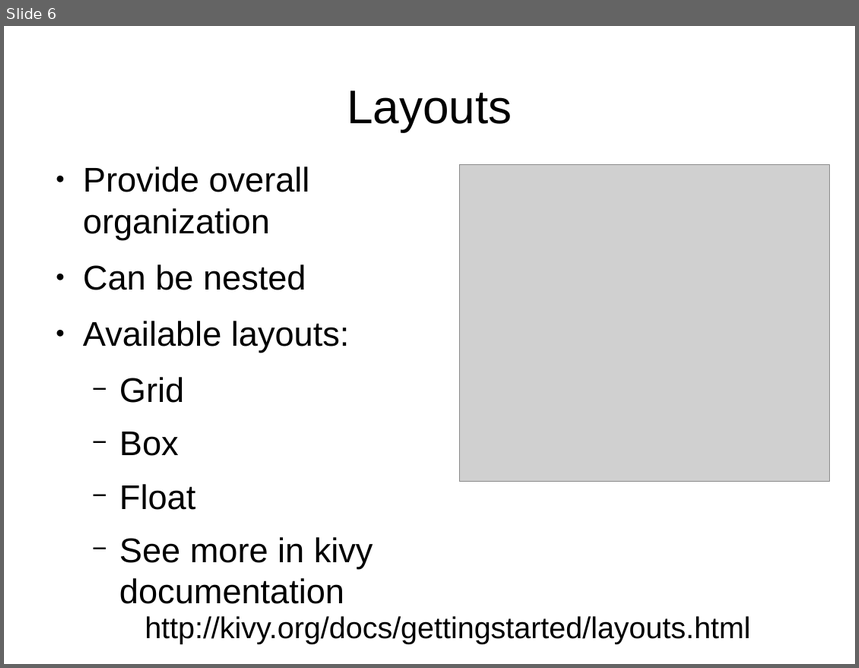
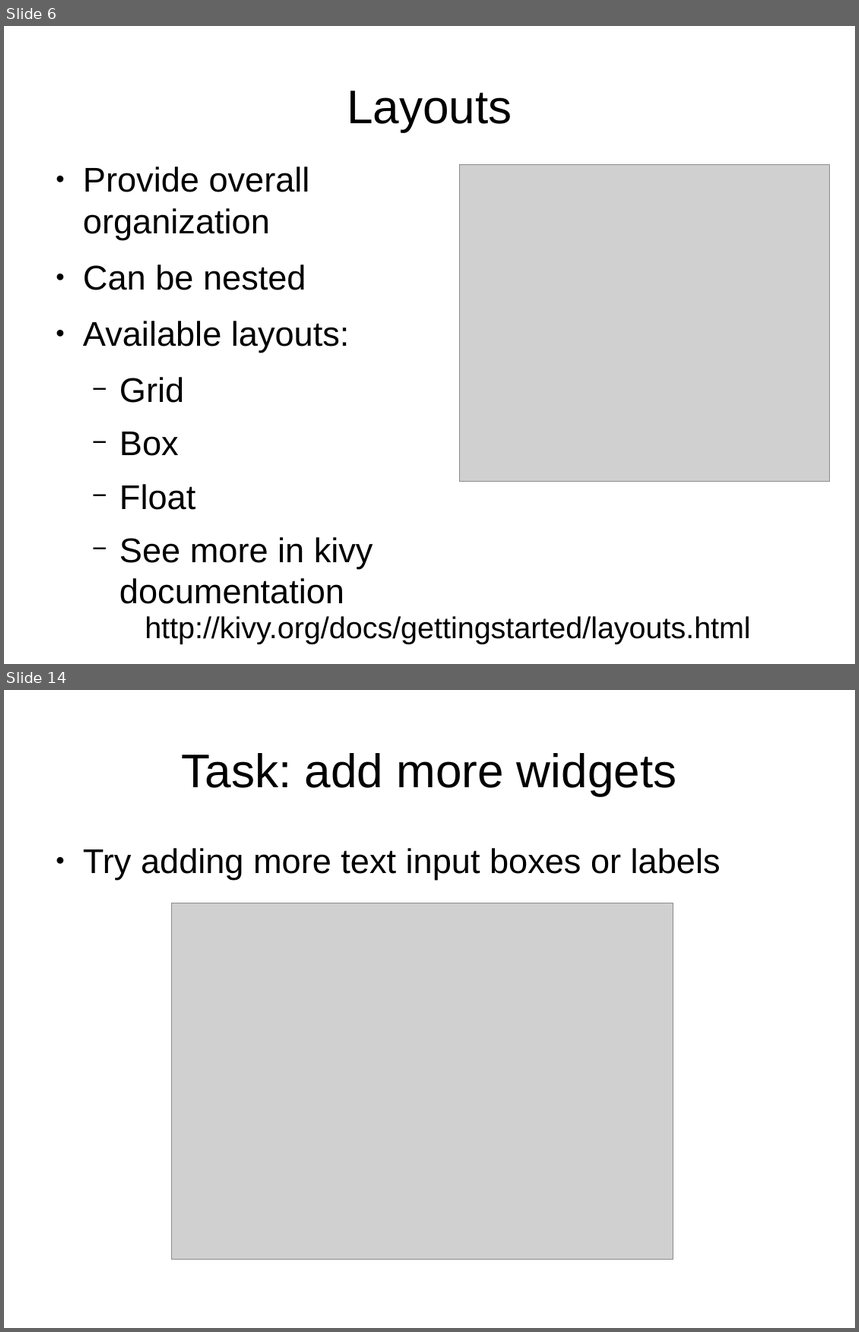
Before and after one commit to adasilva/intro_kivy, a slide deck: intro_kivy.odp. Shown one above the other, each under a label of ours: slide 6 before the commit, slides 6 and 14 after it; the slides between them are not shown. The pictures are 859x668 and 859x1332 pixels, drawn with LibreOffice and Linux fonts; fonts in the diff are those of the drawing; grey boxes stand for pictures. Boxes give left, top, right and bottom in pixels: in the first picture for what was removed or moved away, otherwise in the second. Text is boxed around its words. In the diff, an @@ line names an element or a change of style, - is before the commit and + after.

```diff
--- a/intro_kivy.odp
+++ b/intro_kivy.odp
@@ slide 14 added at [4, 690, 855, 1328], background #FFFFFF @@
@@ title added at [182, 753, 677, 796], 44 pt, text #000000 @@
+Task: add more widgets
@@ text added at [83, 848, 721, 880], 32 pt, text #000000 @@
+● Try adding more text input boxes or labels
@@ picture added at [172, 904, 674, 1259] @@
```
Also in this commit, not shown: 4 slides changed, 7 other slides added, 1 other file.
